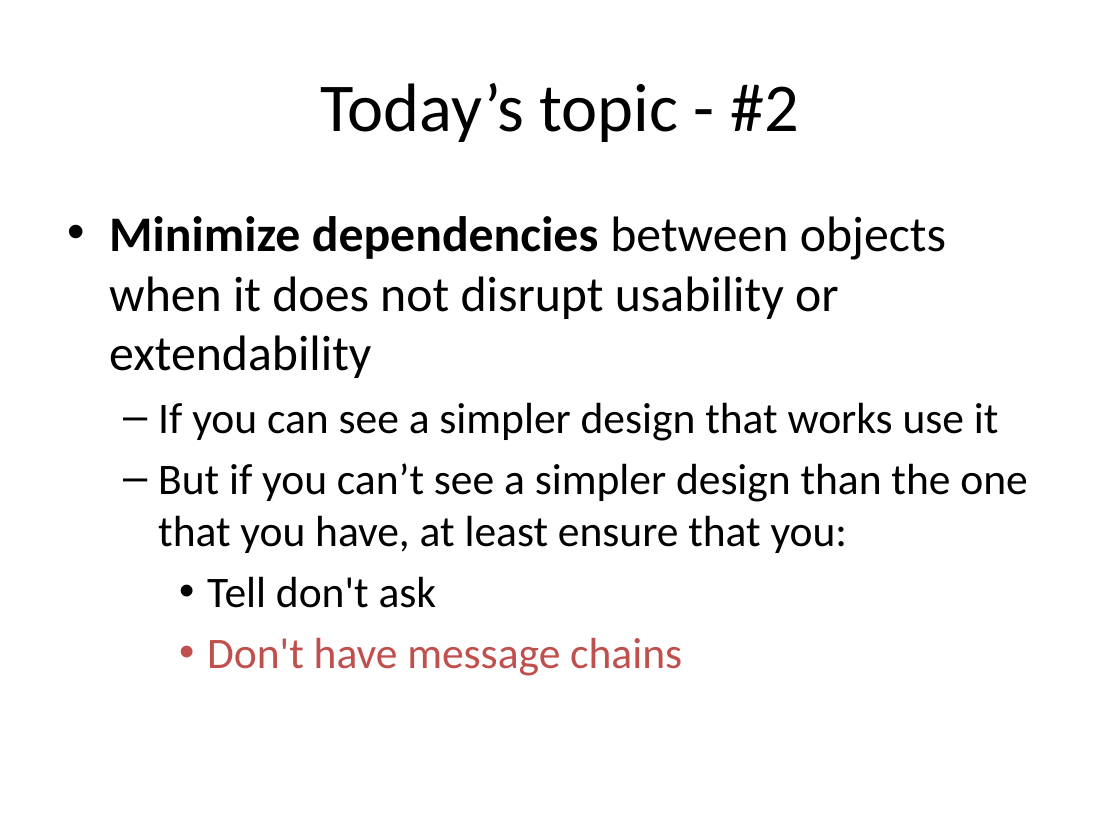
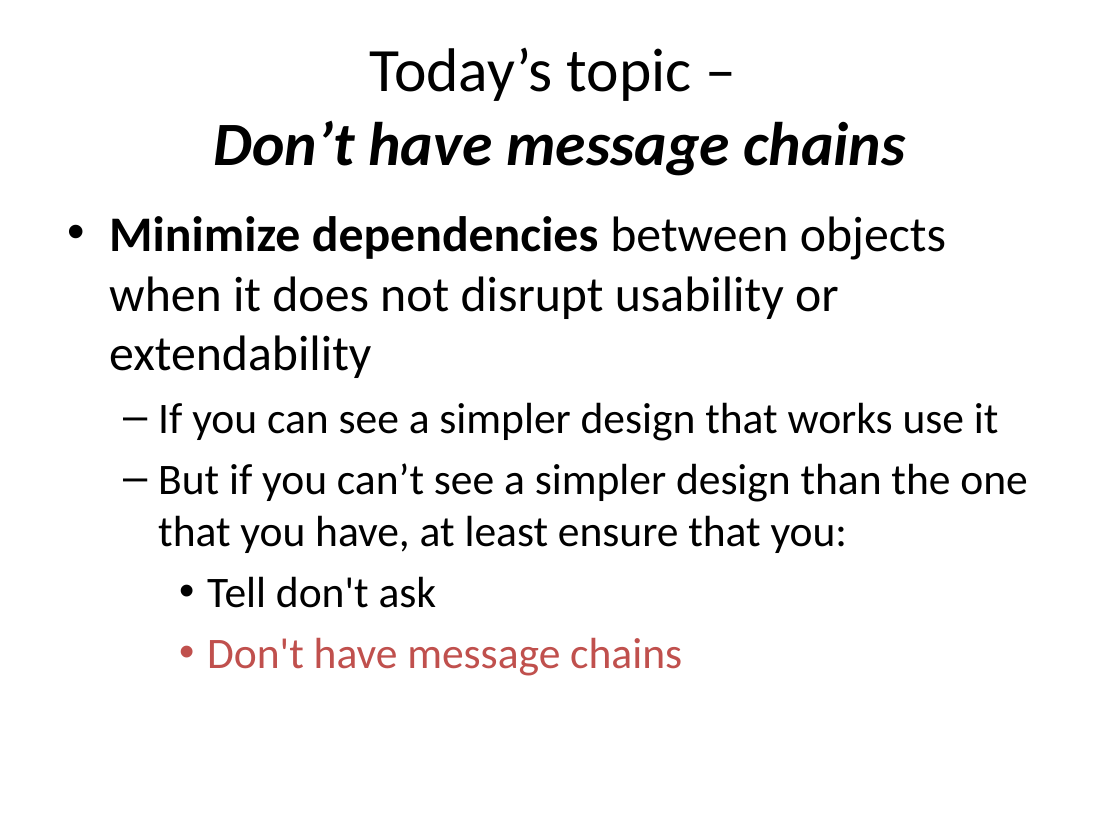
Before and after one commit to RHIT-CSSE/csse220, a slide deck: slide 24 of ClassMaterials/CohesionAndCoupling/Slides/Cohesion_And_Coupling.pptx (slide 25 before the commit). Drawn at 1120x840 pixels with LibreOffice and Linux fonts; fonts in the diff are those of the drawing. Boxes give left, top, right and bottom in pixels: in the first picture for what was removed or moved away, otherwise in the second. Text is boxed around its words. In the diff, an @@ line names an element or a change of style, - is before the commit and + after.

```diff
--- a/ClassMaterials/CohesionAndCoupling/Slides/Cohesion_And_Coupling.pptx
+++ b/ClassMaterials/CohesionAndCoupling/Slides/Cohesion_And_Coupling.pptx
@@ title at (214, 48, 906, 176): text changed; size 44 to 39.6 pt; bold on; italic on @@
-Today’s topic - #2
+Today’s topic –
+Don’t have message chains
```
Also in this commit, not shown: 15 other slides changed, 1 slide added, 8 slides removed, 2 other files.
